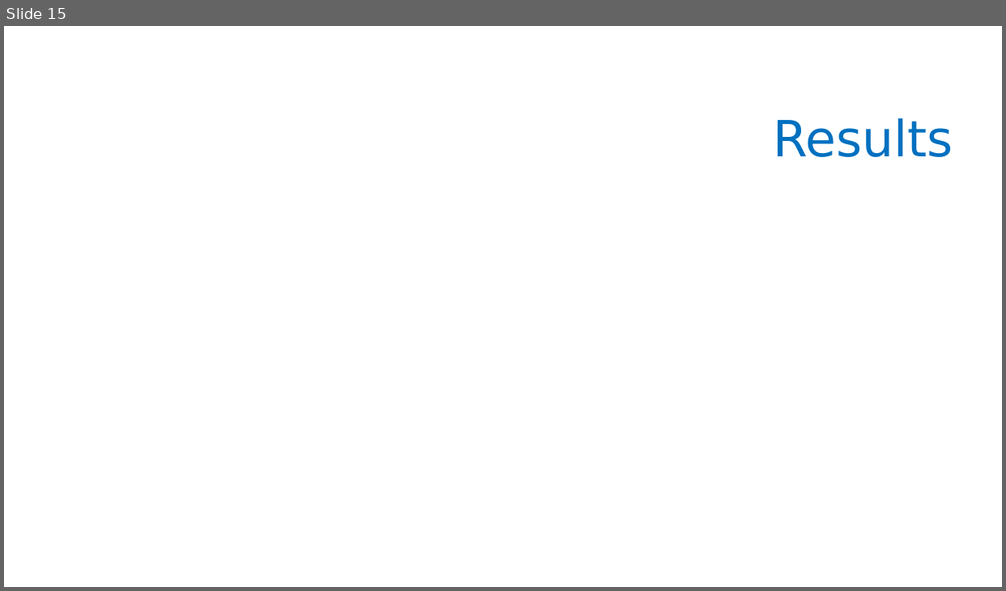
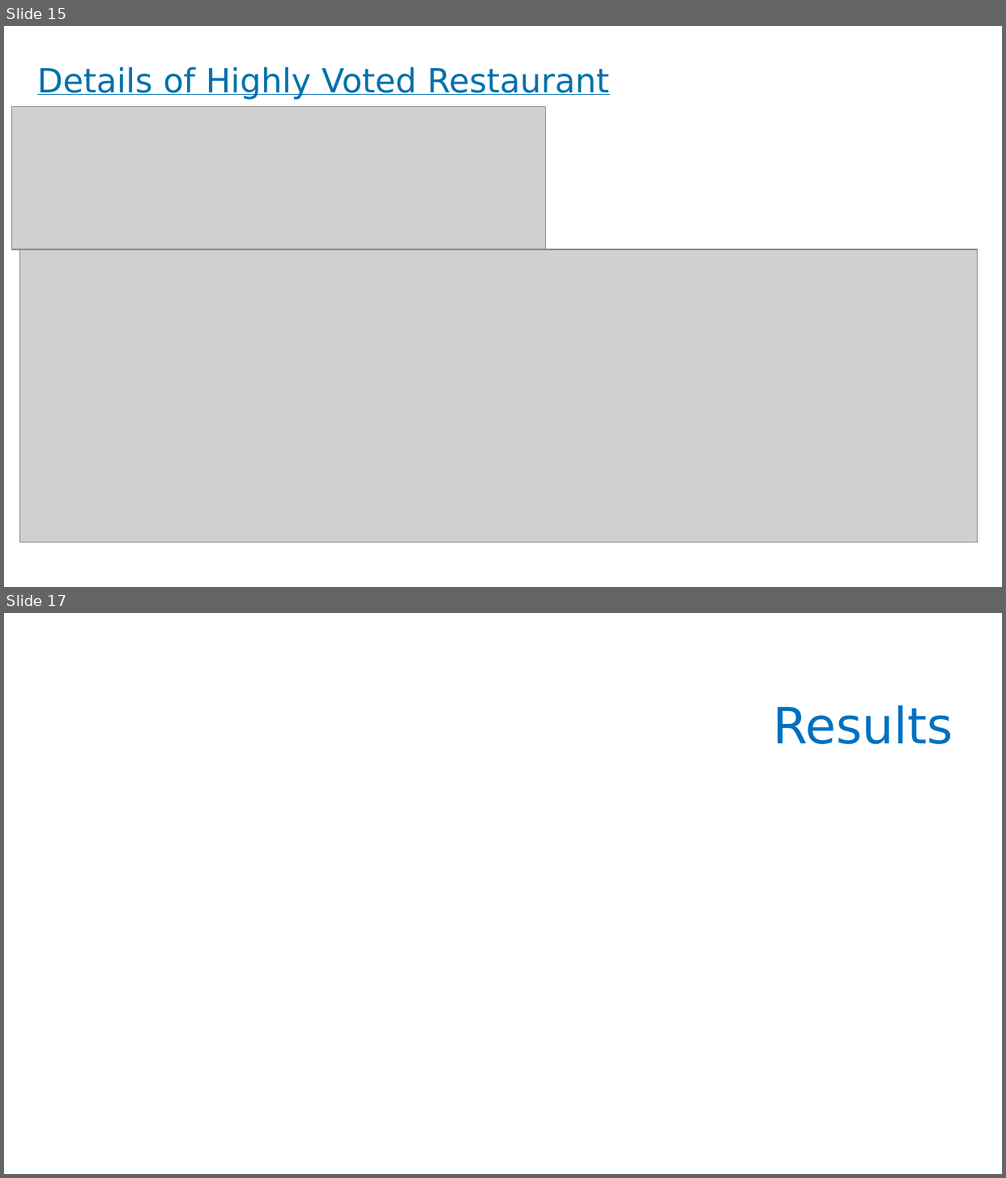
Before and after one commit to shwetasuman1/suttu, a slide deck: projectzomato (3).pptx. Shown one above the other, each under a label of ours: slide 15 before the commit, slides 15 and 17 after it; the slides between them are not shown. The pictures are 1006x591 and 1006x1178 pixels, drawn with LibreOffice and Linux fonts; fonts in the diff are those of the drawing; grey boxes stand for pictures; background and template pictures are left out. Boxes give left, top, right and bottom in pixels: in the first picture for what was removed or moved away, otherwise in the second. Text is boxed around its words. In the diff, an @@ line names an element or a change of style, - is before the commit and + after.

```diff
--- a/projectzomato (3).pptx
+++ b/projectzomato (3).pptx
@@ slide 15 added at <box>4,26,1002,587</box>, background #FFFFFF @@
@@ title added at <box>37,66,610,100</box>, 24 pt, text #0070AD, underline @@
+Details of Highly Voted Restaurant
@@ picture added at <box>12,107,546,250</box> @@
@@ picture added at <box>20,250,978,542</box> @@
@@ what was slide 15 is now slide 17 @@
```
Also in this commit, not shown: 10 slides changed, 4 other slides added, 3 slides removed.
